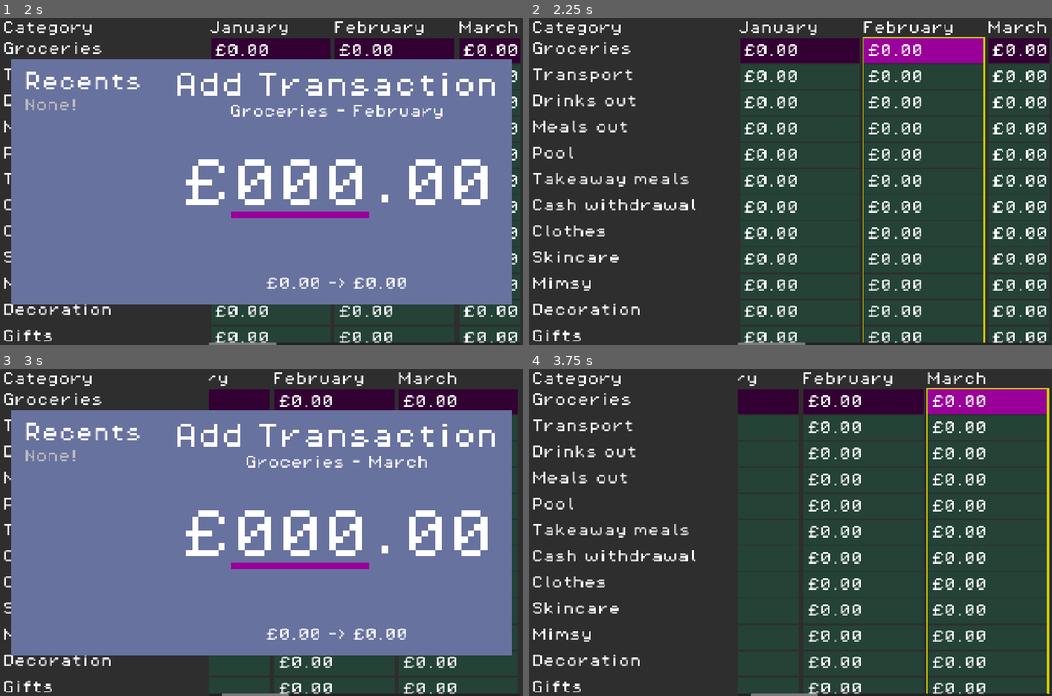
Above: before the commit, frames 1-4 (two rows, left to right).
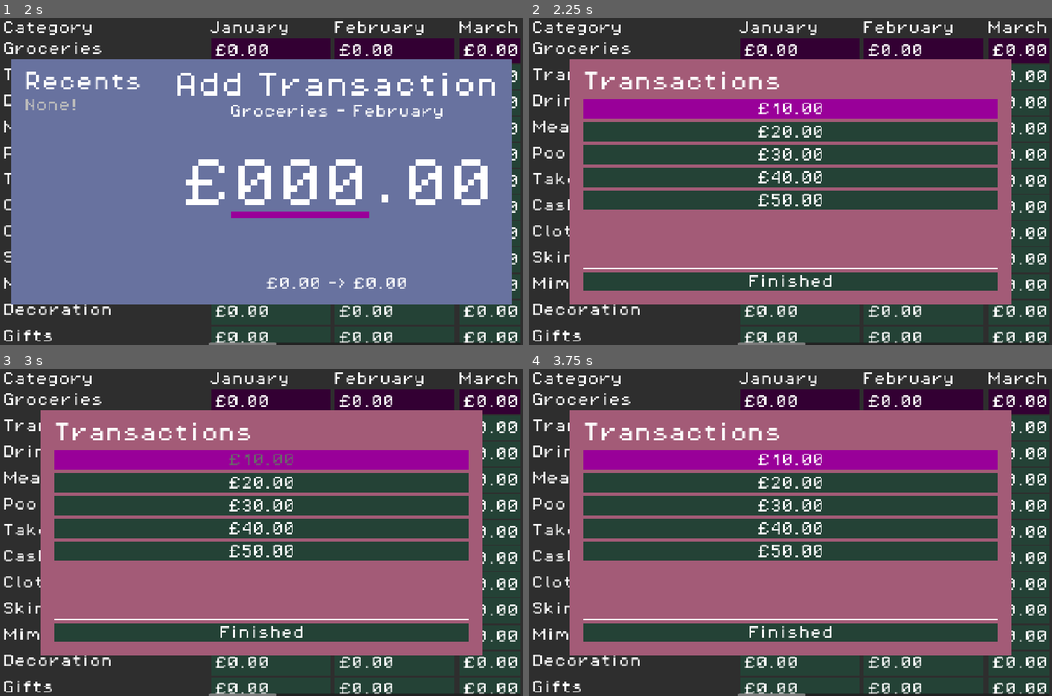
Above: after the commit, the same moments.

Repository: phrasmotica/budget-visualiser
Game: Godot game, scene res://scenes/ui/spreadsheet_ui/spreadsheet_ui.tscn
The game is run twice, just before and just after one commit, with the same random seed, the same clock (stepped at 60 frames per second) and the same inputs.
Inputs (mouse positions are in pixels of both pictures, inside the frame that each line leads up to):
- Up to frame 1 (2 s): tap Enter (ui_accept) at 0.5, 0.77, 1.25 s; move the mouse to (376, 165) at 0.52 s; hold Right (ui_right) 0.53-1.25 s; tap T (show_transaction_lister, bound only after the commit) at 0.6 s; click (376, 165) at 0.67 s; drag from (156, 197) to (235, 246) at 1.27 s
- Up to frame 2 (2.25 s): tap Enter (ui_accept) at 2 s; move the mouse to (842, 109) at 2.02 s; hold Right (ui_right) from 2.03 s (still down); tap T (show_transaction_lister, bound only after the commit) at 2.1 s
- Up to frame 3 (3 s): release Right (ui_right) at 2.75 s; tap Enter (ui_accept) at 2.75 s; drag from (235, 597) to (104, 483) at 2.77 s
- Up to frame 4 (3.75 s): tap Enter (ui_accept) at 3.5 s; move the mouse to (947, 581) at 3.52 s; hold Left (ui_left) from 3.53 s (still down); tap Z at 3.6 s

Frame 1 is identical in both runs. In frame 2, 45% of the frame differs, in the area x 7-93%, y 5-100%; in frame 3, 75%, in the area x 2-100%, y 1-100%; in frame 4, 49%.

Commit message:
Add transaction lister modal to spreadsheet UI. Activate it with the T key, cancel it with the Esc key

Diff:
--- a/project.godot
+++ b/project.godot
@@ -37,6 +37,7 @@
 MonthGridEvents="*res://scenes/autoloads/month_grid_events.gd"
 BudgetManager="*res://scenes/autoloads/budget_manager.gd"
 SaverLoader="*res://scenes/autoloads/saver_loader.gd"
+TransactionListerEvents="*res://scenes/autoloads/transaction_lister_events.gd"
 
 [display]
 
@@ -78,6 +79,11 @@
 "events": [Object(InputEventKey,"resource_local_to_scene":false,"resource_name":"","device":-1,"window_id":0,"command_o …(189 unchanged characters)…
 ]
 }
+show_transaction_lister={
+"deadzone": 0.2,
+"events": [Object(InputEventKey,"resource_local_to_scene":false,"resource_name":"","device":-1,"window_id":0,"alt_pressed":false,"shift_pressed":false,"ctrl_pressed":false,"meta_pressed":false,"pressed":false,"keycode":0,"physical_keycode":84,"key_label":0,"unicode":116,"location":0,"echo":false,"script":null)
+]
+}
 
 [rendering]
 
--- /dev/null
+++ b/scenes/autoloads/transaction_lister_events.gd
@@ -0,0 +1,6 @@
+extends Node
+
+signal entry_cancelled()
+
+func emit_entry_cancelled() -> void:
+	entry_cancelled.emit()
--- a/scenes/ui/spreadsheet_ui/spreadsheet_ui.gd
+++ b/scenes/ui/spreadsheet_ui/spreadsheet_ui.gd
@@ -8,6 +8,9 @@
 
 @onready
 var amount_entry_modal: AmountEntryModal = %AmountEntryModal
+
+@onready
+var transaction_lister_modal: TransactionListerModal = %TransactionListerModal
 
 var _state_factory := SpreadsheetUIStateFactory.new()
 var _current_state: SpreadsheetUIState = null
@@ -27,7 +30,8 @@
 		self,
 		state_data,
 		year_grid,
-		amount_entry_modal)
+		amount_entry_modal,
+		transaction_lister_modal)
 
 	_current_state.state_transition_requested.connect(switch_state)
 	_current_state.name = "SpreadsheetUIStateMachine: %s" % str(state)
--- a/scenes/ui/spreadsheet_ui/spreadsheet_ui.tscn
+++ b/scenes/ui/spreadsheet_ui/spreadsheet_ui.tscn
@@ -1,9 +1,10 @@
-[gd_scene load_steps=5 format=3 uid="uid://bpgey7qxb48kd"]
+[gd_scene load_steps=6 format=3 uid="uid://bpgey7qxb48kd"]
 
 [ext_resource type="Theme" uid="uid://c1ktlawkckrai" path="res://themes/theme_pixel.tres" id="1_5jsgs"]
 [ext_resource type="Script" uid="uid://tw42pkh8j46o" path="res://scenes/ui/spreadsheet_ui/spreadsheet_ui.gd" id="2_ic03t"]
 [ext_resource type="PackedScene" uid="uid://cgrdp05co1rny" path="res://scenes/ui/year_grid/year_grid.tscn" id="2_wovv7"]
 [ext_resource type="PackedScene" uid="uid://dw7xjnqey7y0y" path="res://scenes/ui/amount_entry_modal/amount_entry_modal.tscn" id="4_ic03t"]
+[ext_resource type="PackedScene" uid="uid://se6hbk6dpl1j" path="res://scenes/ui/transaction_lister_modal/transaction_lister_modal.tscn" id="5_abri7"]
 
 [node name="SpreadsheetUI" type="PanelContainer"]
 offset_right = 1280.0
@@ -32,3 +33,7 @@
 title = "Add Transaction"
 sub_header = "<category> - <month>"
 caption = "<old amount> -> <new amount>"
+
+[node name="TransactionListerModal" parent="CanvasLayer/CenterContainer" instance=ExtResource("5_abri7")]
+unique_name_in_owner = true
+layout_mode = 2
--- a/scenes/ui/spreadsheet_ui/states/spreadsheet_ui_state.gd
+++ b/scenes/ui/spreadsheet_ui/states/spreadsheet_ui_state.gd
@@ -7,17 +7,20 @@
 var _state_data: SpreadsheetUIStateData = null
 var _year_grid: YearGrid = null
 var _amount_entry_modal: AmountEntryModal = null
+var _transaction_lister_modal: TransactionListerModal = null
 
 func setup(
 	spreadsheet_ui: SpreadsheetUI,
 	state_data: SpreadsheetUIStateData,
 	year_grid: YearGrid,
 	amount_entry_modal: AmountEntryModal,
+	transaction_lister_modal: TransactionListerModal,
 ) -> void:
 	_spreadsheet_ui = spreadsheet_ui
 	_state_data = state_data
 	_year_grid = year_grid
 	_amount_entry_modal = amount_entry_modal
+	_transaction_lister_modal = transaction_lister_modal
 
 func transition_state(
 	new_state: SpreadsheetUI.State,
--- a/scenes/ui/spreadsheet_ui/states/spreadsheet_ui_state_disabled.gd
+++ b/scenes/ui/spreadsheet_ui/states/spreadsheet_ui_state_disabled.gd
@@ -5,6 +5,11 @@
 	print("%s is now disabled" % _spreadsheet_ui.name)
 
 	_year_grid.disable()
+
+	SignalHelper.once(
+		TransactionListerEvents.entry_cancelled,
+		_on_entry_cancelled
+	)
 
 	SignalHelper.once(
 		AmountEvents.entry_cancelled,
--- a/scenes/ui/spreadsheet_ui/states/spreadsheet_ui_state_idle.gd
+++ b/scenes/ui/spreadsheet_ui/states/spreadsheet_ui_state_idle.gd
@@ -7,6 +7,7 @@
 	_year_grid.enable()
 
 	_amount_entry_modal.disable()
+	_transaction_lister_modal.disable()
 
 	SignalHelper.once_next_frame(_inject_entered_amount)
 
@@ -25,6 +26,9 @@
 func _process(_delta: float) -> void:
 	if Input.is_action_just_released("ui_accept"):
 		_show_modal()
+
+	if Input.is_action_just_released("show_transaction_lister"):
+		_show_transaction_lister_modal()
 
 func _inject_entered_amount() -> void:
 	var entered_amount := _state_data.get_entered_amount()
@@ -62,3 +66,8 @@
 	_amount_entry_modal.enable(category, month, 0.0, starting_amount)
 
 	transition_state(SpreadsheetUI.State.DISABLED)
+
+func _show_transaction_lister_modal() -> void:
+	_transaction_lister_modal.enable()
+
+	transition_state(SpreadsheetUI.State.DISABLED)
--- a/scenes/ui/transaction_lister/transaction_lister.tscn
+++ b/scenes/ui/transaction_lister/transaction_lister.tscn
@@ -83,6 +83,7 @@
 [node name="ScrollContainer" type="ScrollContainer" parent="."]
 custom_minimum_size = Vector2(0, 240)
 layout_mode = 2
+size_flags_vertical = 3
 horizontal_scroll_mode = 0
 vertical_scroll_mode = 3
 
--- a/scenes/ui/transaction_lister_modal/states/transaction_lister_modal_state.gd
+++ b/scenes/ui/transaction_lister_modal/states/transaction_lister_modal_state.gd
@@ -18,3 +18,9 @@
 	state_data := TransactionListerModalStateData.new(),
 ) -> void:
 	state_transition_requested.emit(new_state, state_data)
+
+func enable() -> void:
+	pass
+
+func disable() -> void:
+	pass
--- a/scenes/ui/transaction_lister_modal/states/transaction_lister_modal_state_hidden.gd
+++ b/scenes/ui/transaction_lister_modal/states/transaction_lister_modal_state_hidden.gd
@@ -3,3 +3,8 @@
 
 func _enter_tree() -> void:
 	print("%s is now hidden" % _transaction_lister_modal.name)
+
+	_transaction_lister_modal.hide()
+
+func enable() -> void:
+	transition_state(TransactionListerModal.State.SHOWN)
--- a/scenes/ui/transaction_lister_modal/states/transaction_lister_modal_state_shown.gd
+++ b/scenes/ui/transaction_lister_modal/states/transaction_lister_modal_state_shown.gd
@@ -3,3 +3,17 @@
 
 func _enter_tree() -> void:
 	print("%s is now shown" % _transaction_lister_modal.name)
+
+	_transaction_lister_modal.show()
+
+func _process(_delta: float) -> void:
+	if Input.is_action_just_released("ui_cancel"):
+		TransactionListerEvents.emit_entry_cancelled()
+
+		_to_hidden()
+
+func disable() -> void:
+	_to_hidden()
+
+func _to_hidden() -> void:
+	transition_state(TransactionListerModal.State.HIDDEN)
--- a/scenes/ui/transaction_lister_modal/transaction_lister_modal.gd
+++ b/scenes/ui/transaction_lister_modal/transaction_lister_modal.gd
@@ -32,3 +32,11 @@
 
 func _refresh() -> void:
 	pass
+
+func enable() -> void:
+	if _current_state:
+		_current_state.enable()
+
+func disable() -> void:
+	if _current_state:
+		_current_state.disable()
--- a/scenes/ui/transaction_lister_modal/transaction_lister_modal.tscn
+++ b/scenes/ui/transaction_lister_modal/transaction_lister_modal.tscn
@@ -5,6 +5,7 @@
 [ext_resource type="Script" uid="uid://ym2dnnvuxdqk" path="res://scenes/ui/transaction_lister_modal/transaction_lister_modal.gd" id="2_r45r2"]
 
 [node name="TransactionListerModal" type="PanelContainer"]
+custom_minimum_size = Vector2(1080, 600)
 theme = ExtResource("1_u7juv")
 theme_type_variation = &"TransactionListerModalContainer"
 script = ExtResource("2_r45r2")
